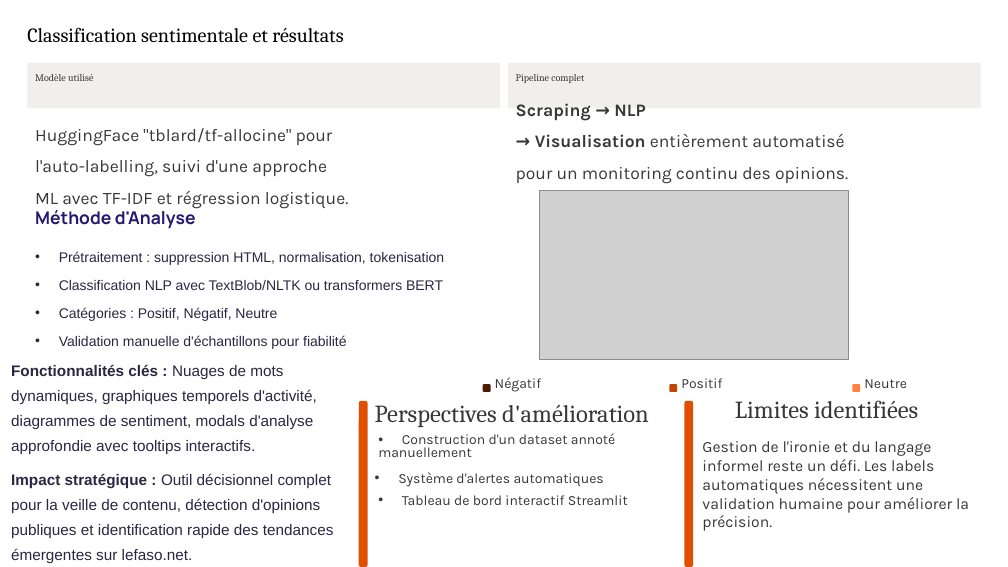
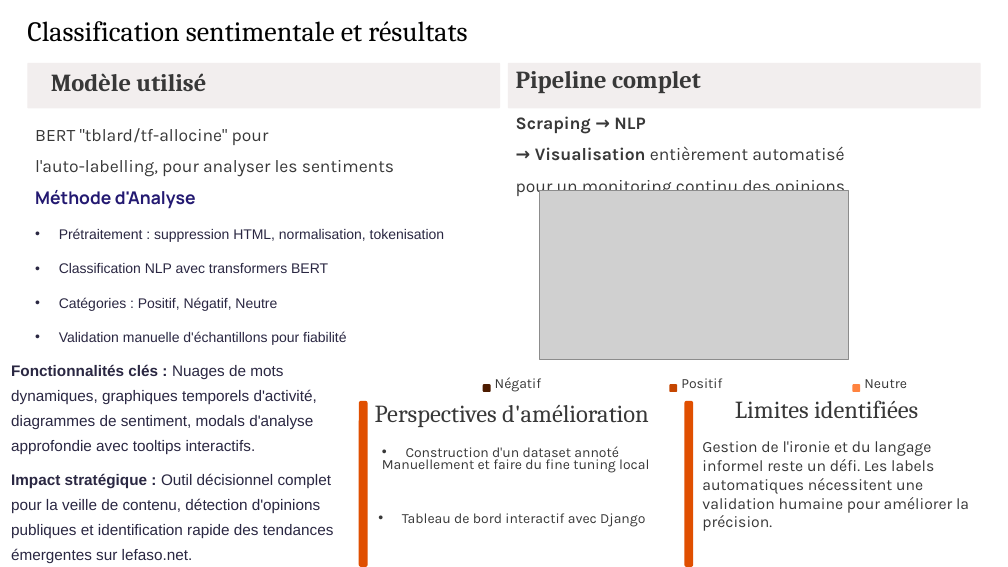
Before and after one commit to JONACOMP/AnalyseSentimentCommentLefasonet, a slide deck: slide 5 of Presentation groupe 9.pptx. Drawn at 1008x567 pixels with LibreOffice and Linux fonts; fonts in the diff are those of the drawing; grey boxes stand for pictures. Boxes give left, top, right and bottom in pixels: in the first picture for what was removed or moved away, otherwise in the second. Text is boxed around its words. In the diff, an @@ line names an element or a change of style, - is before the commit and + after.

```diff
--- a/Presentation groupe 9.pptx
+++ b/Presentation groupe 9.pptx
@@ text "Classification sentimentale et résultats" at [27,21,467,42]: size 23 to 32 pt @@
@@ text "Modèle utilisé" at [51,73,206,91]: size 11.5 to 28 pt, bold on @@
@@ text "Modèle utilisé": place and size @@
-text "Modèle utilisé" at [35,74,93,81]
+text "Modèle utilisé" at [51,73,206,91]
@@ text "Pipeline complet" at [516,71,701,93]: size 11.5 to 28 pt, bold on @@
@@ text "Scraping → NLP": place and size @@
-text "Scraping → NLP" at [516,103,848,184]
+text "Scraping → NLP" at [516,116,848,197]
@@ text at [35,128,394,177]: text changed @@
-HuggingFace "tblard/tf-allocine" pour
-l'auto-labelling, suivi d'une approche
-ML avec TF-IDF et régression logistique.
+BERT "tblard/tf-allocine" pour
+l'auto-labelling, pour analyser les sentiments
@@ text "Méthode d'Analyse": place and size @@
-text "Méthode d'Analyse" at [35,210,196,229]
+text "Méthode d'Analyse" at [35,190,196,209]
@@ text "Prétraitement : suppression HTML, normalisation, ...": place and size @@
-text "Prétraitement : suppression HTML, normalisation, ..." at [59,251,444,265]
+text "Prétraitement : suppression HTML, normalisation, ..." at [59,228,444,242]
@@ text at [59,263,328,273]: text changed @@
-• Classification NLP avec TextBlob/NLTK ou transformers BERT
+• Classification NLP avec transformers BERT
@@ text "Catégories : Positif, Négatif, Neutre": place and size @@
-text "Catégories : Positif, Négatif, Neutre" at [59,307,277,321]
+text "Catégories : Positif, Négatif, Neutre" at [59,297,277,311]
@@ text "Validation manuelle d'échantillons pour fiabilité": place and size @@
-text "Validation manuelle d'échantillons pour fiabilité" at [59,335,346,349]
+text "Validation manuelle d'échantillons pour fiabilité" at [59,331,346,345]
@@ text "Construction d'un dataset annoté": place and size @@
-text "Construction d'un dataset annoté" at [378,433,616,457]
+text "Construction d'un dataset annoté" at [382,446,649,473]
@@ text at [382,459,649,473]: text changed @@
-manuellement
+Manuellement et faire du fine tuning local
@@ text removed at [398,472,604,487] @@
-• Système d'alertes automatiques
@@ text at [402,513,645,527]: text changed @@
-• Tableau de bord interactif Streamlit
+• Tableau de bord interactif avec Django
```
Also in this commit, not shown: 3 other slides changed, 3 other files.
